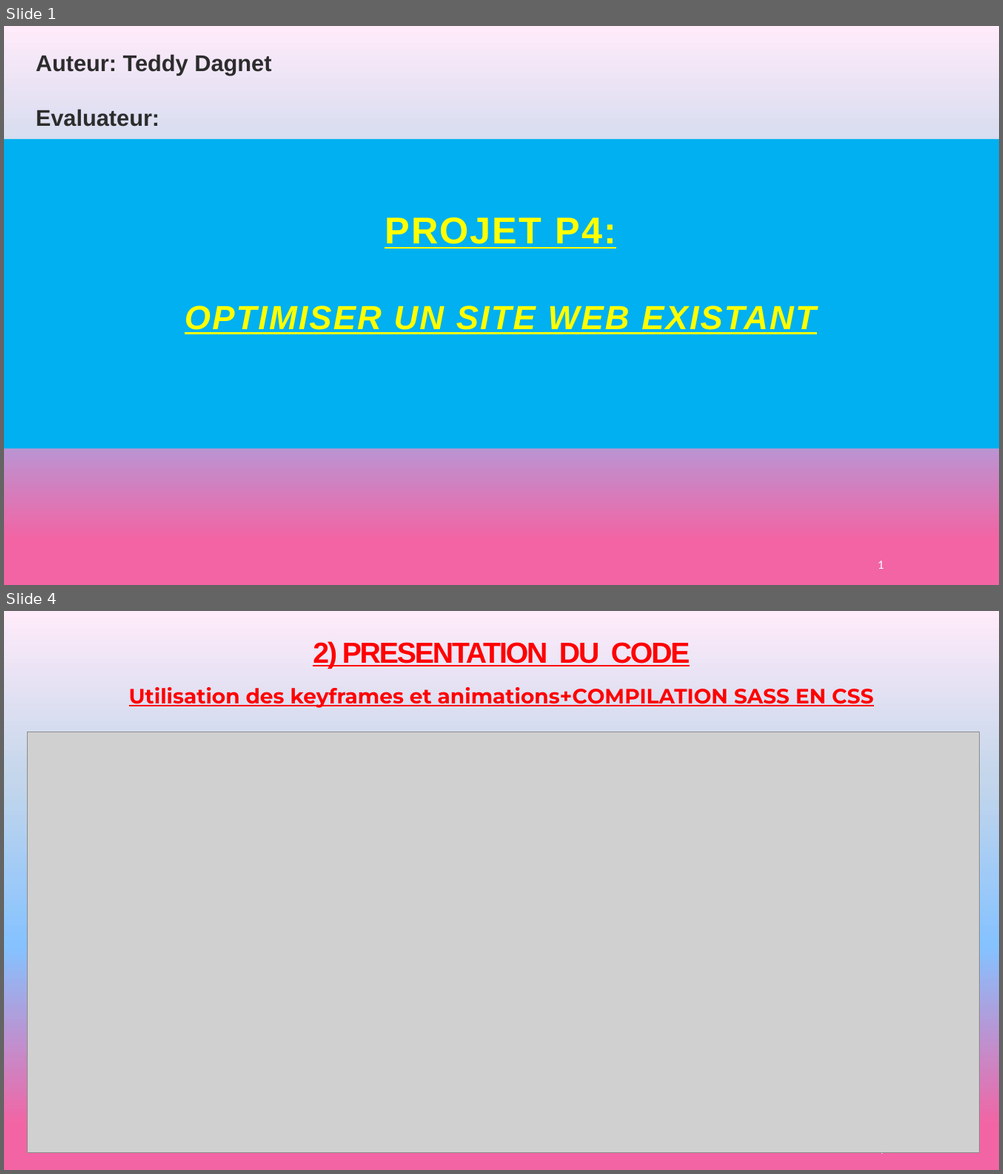
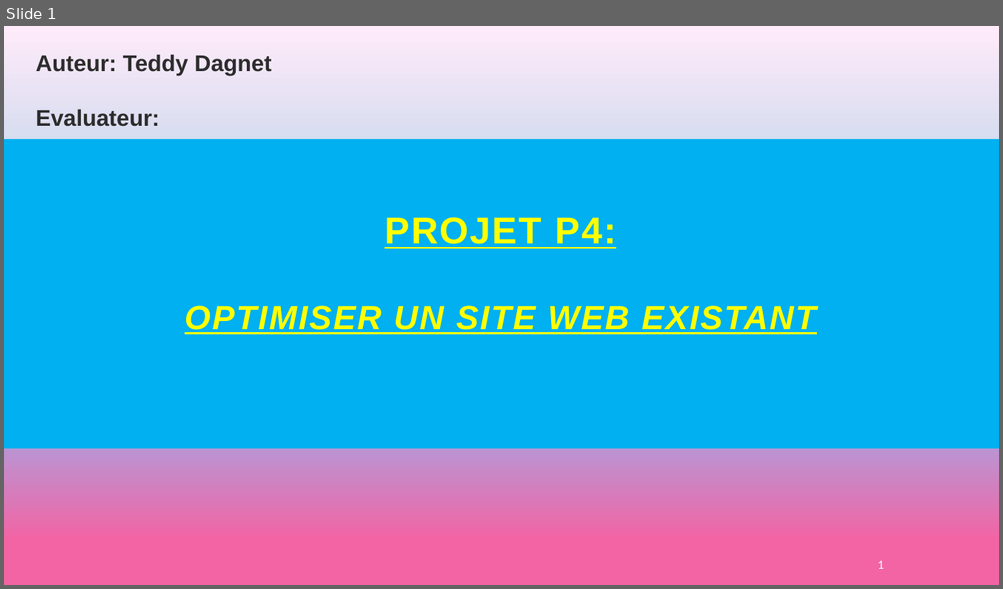
Before and after one commit to teddydagnet/projet-4, a slide deck: documents/audit/Présentation P4.pptx. Shown one above the other, each under a label of ours: slides 1 and 4 before the commit, slide 1 after it; the slides between them are not shown. The pictures are 1003x1174 and 1003x589 pixels, drawn with LibreOffice and Linux fonts; fonts in the diff are those of the drawing; grey boxes stand for pictures. Boxes give left, top, right and bottom in pixels: in the first picture for what was removed or moved away, otherwise in the second. Text is boxed around its words. In the diff, an @@ line names an element or a change of style, - is before the commit and + after.

```diff
--- a/documents/audit/Présentation P4.pptx
+++ b/documents/audit/Présentation P4.pptx
@@ slide 4 removed at (4,611,999,1170), background gradient #F264A4 to #85C2FF to #C4D6EB to #FFEBFA @@
@@ title removed at (313,641,690,669) @@
-2) PRESENTATION DU CODE
@@ text removed at (129,687,873,708) @@
-Utilisation des keyframes et animations+COMPILATION SASS EN CSS
@@ picture removed at (27,732,979,1153) @@
@@ page number removed at (877,1153,883,1158) @@
-4
```
Also in this commit, not shown: 6 slides changed, 7 slides added, 9 other slides removed, 10 other files.
